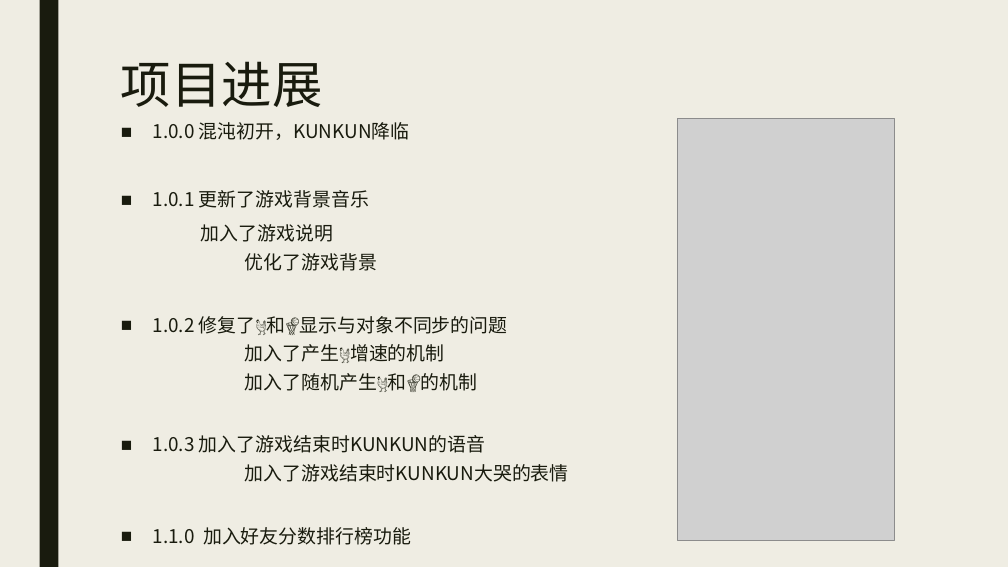
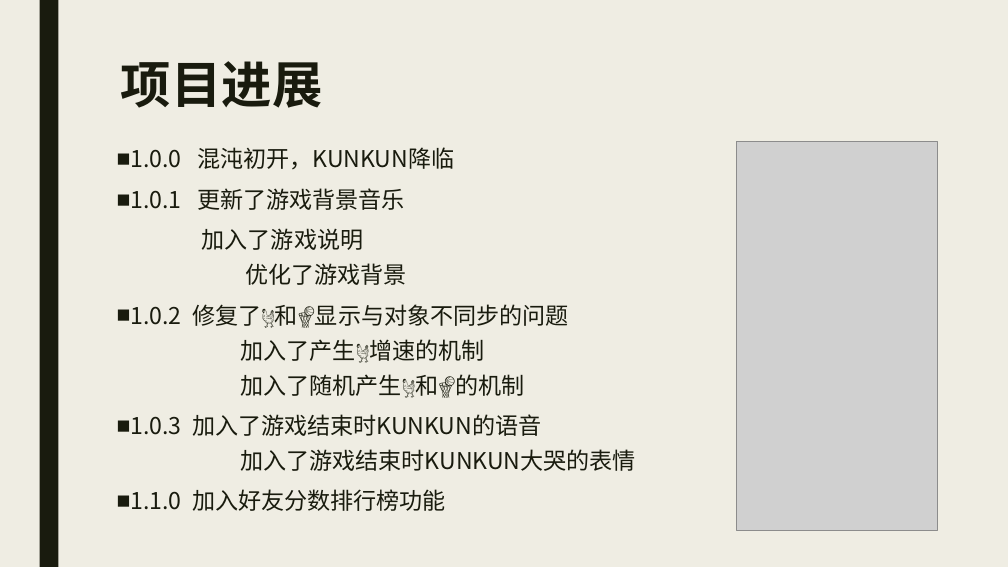
Before and after one commit to RLLDLBF/EasyGoing, a slide deck: slide 4 of Pre/游戏展示.pptx. Drawn at 1008x567 pixels with LibreOffice and Linux fonts; fonts in the diff are those of the drawing; grey boxes stand for pictures. Boxes give left, top, right and bottom in pixels: in the first picture for what was removed or moved away, otherwise in the second. Text is boxed around its words. In the diff, an @@ line names an element or a change of style, - is before the commit and + after.

```diff
--- a/Pre/游戏展示.pptx
+++ b/Pre/游戏展示.pptx
@@ title "项目进展" at [121,61,323,108]: bold on @@
@@ text "1.0.0 混沌初开，KUNKUN降临": place and size @@
-text "1.0.0 混沌初开，KUNKUN降临" at [153,122,569,545]
+text "1.0.0 混沌初开，KUNKUN降临" at [131,147,635,511]
@@ text "1.0.0 混沌初开，KUNKUN降临" at [131,147,635,511]: size 18 to 22 pt; indent changed; line spacing 0.94 to 1 @@
@@ picture: place and size @@
-picture at [678,118,895,540]
+picture at [737,141,938,531]
```
Also in this commit, not shown: 10 other slides changed.
